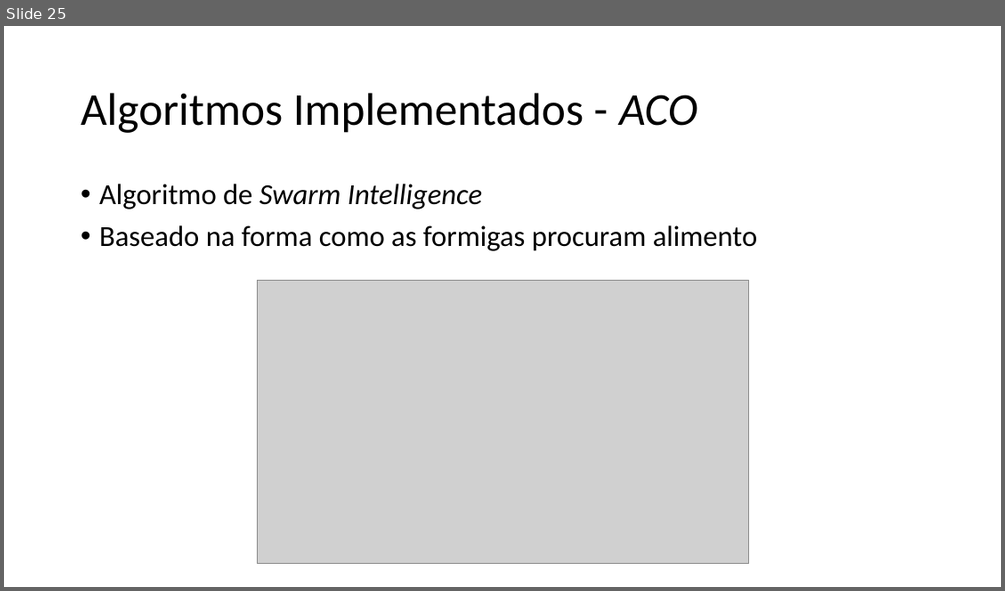
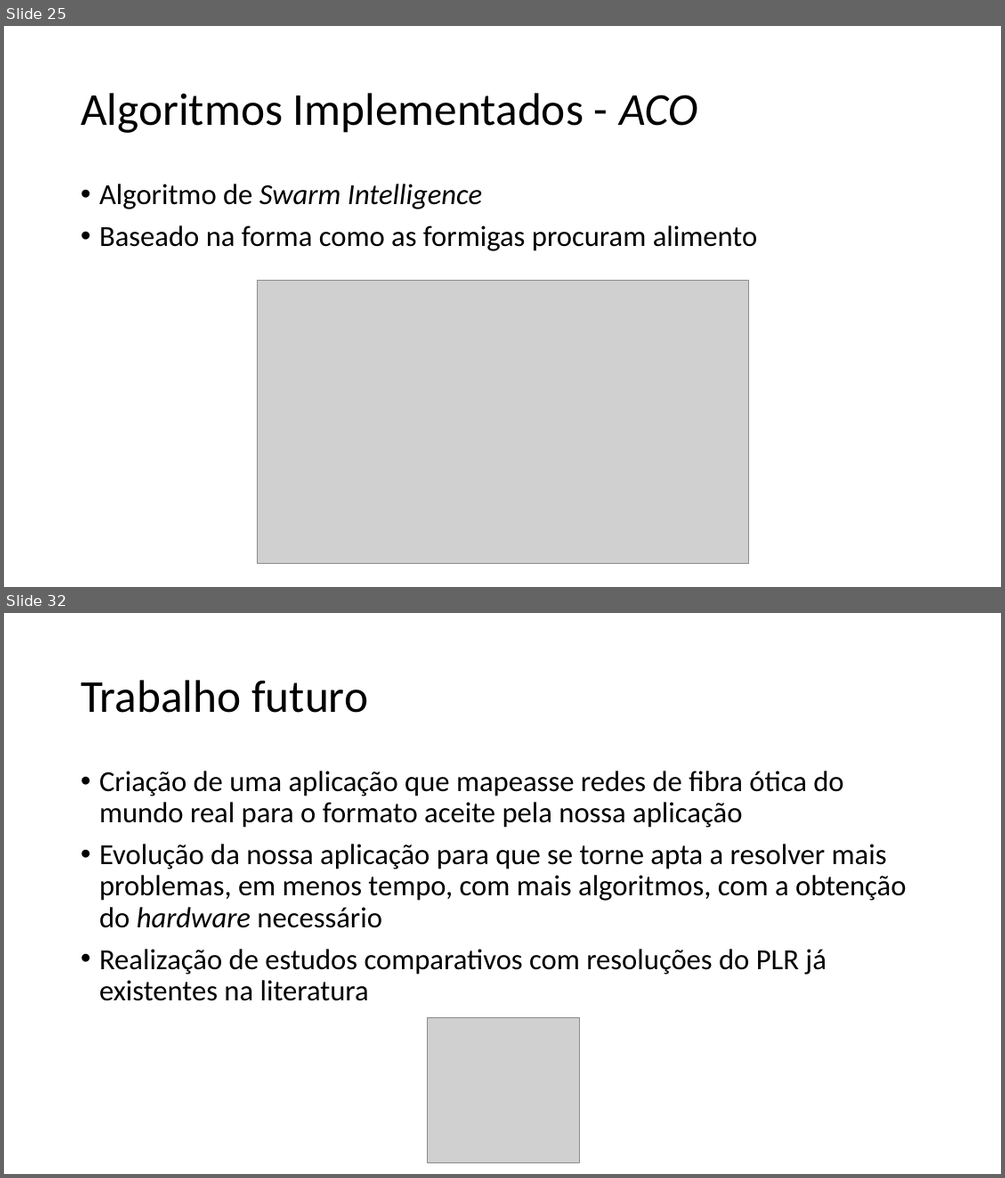
Before and after one commit to xQsme/RLP_Qt, a slide deck: powerpoint_defesa.pptx. Shown one above the other, each under a label of ours: slide 25 before the commit, slides 25 and 32 after it; the slides between them are not shown. The pictures are 1005x591 and 1005x1178 pixels, drawn with LibreOffice and Linux fonts; fonts in the diff are those of the drawing; grey boxes stand for pictures. Boxes give left, top, right and bottom in pixels: in the first picture for what was removed or moved away, otherwise in the second. Text is boxed around its words. In the diff, an @@ line names an element or a change of style, - is before the commit and + after.

```diff
--- a/powerpoint_defesa.pptx
+++ b/powerpoint_defesa.pptx
@@ slide 32 added at box(4, 613, 1001, 1174), background #FFFFFF @@
@@ title added at box(81, 680, 368, 713), 44 pt, text #000000 @@
+Trabalho futuro
@@ text added at box(99, 771, 906, 1001), 28 pt, text #000000 @@
+• Criação de uma aplicação que mapeasse redes de fibra ótica do mundo real para o formato aceite pela nossa aplicação
+• Evolução da nossa aplicação para que se torne apta a resolver mais problemas, em menos tempo, com mais algoritmos, com a obtenção do hardware necessário
+• Realização de estudos comparativos com resoluções do PLR já existentes na literatura
@@ picture added at box(428, 1017, 580, 1163) @@
```
Also in this commit, not shown: 2 slides changed, 9 other slides added, 2 slides removed.
